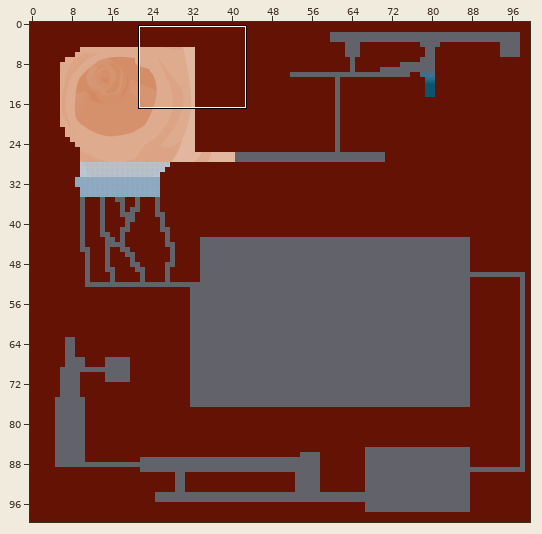
Two versions of a level (Tiled map, data/assets/Maps/Level2.tmx). Above, an overview of the earlier version with the close-up marked.
Close-up. Old version:
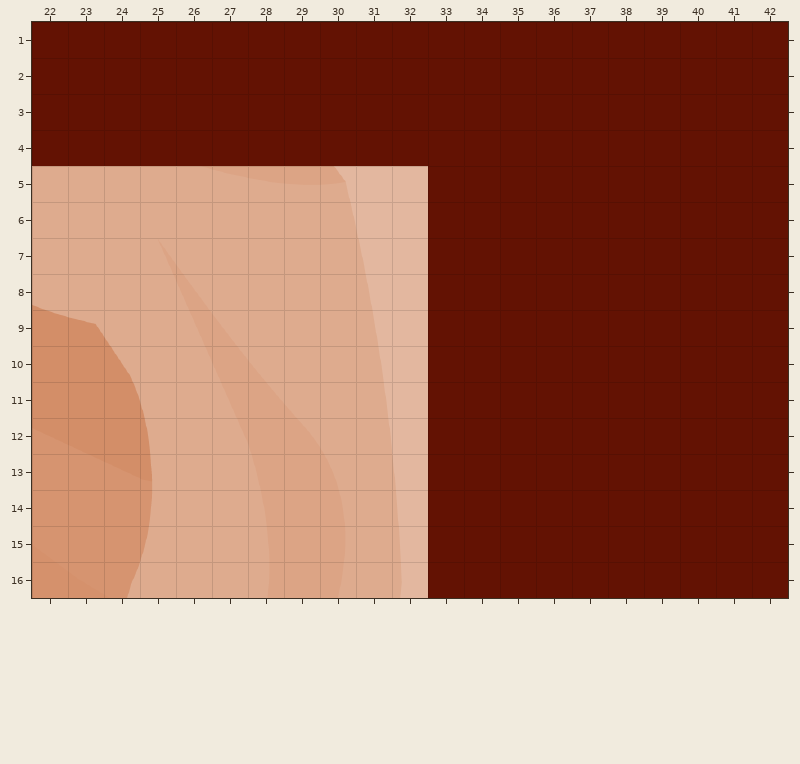
Cells are 64x64 px. Shown: x 22..42, y 1..16. The commit also changed other parts of the map, which this record leaves out.
After the commit:
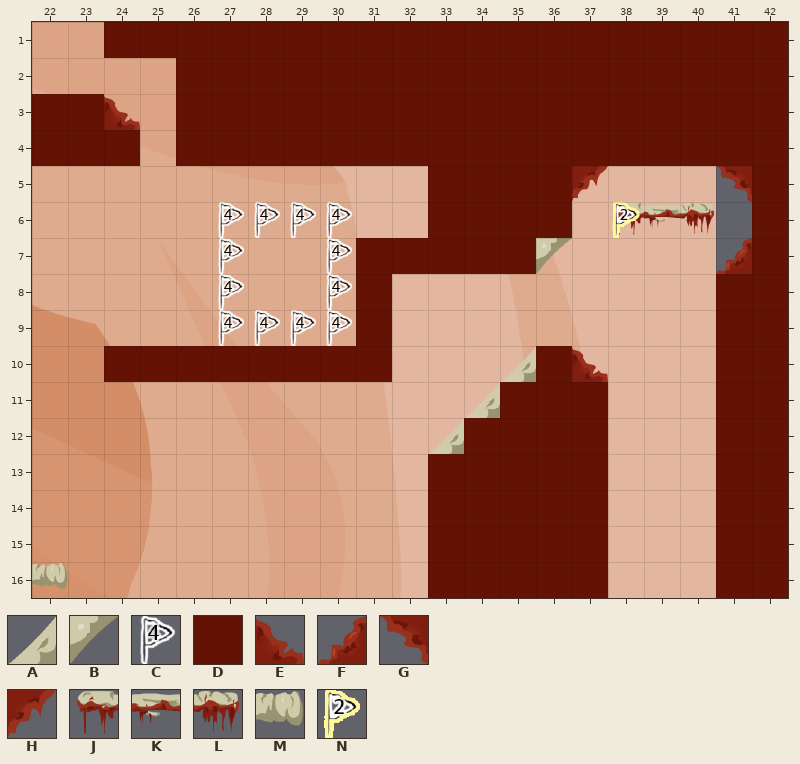
Key: from "BoneSlopes": A 4, B 12; from "CheckpointFlags": C 3; from "MeatNonEdible": D 0 "NonEdible"; from "MeatSlopes": E 0 "Slope", F 4, G 8, H 12; from "MovingPlatforms": J 3 "NonEdible", K 4 "NonEdible", L 5 "NonEdible", M 8 "NonEdible"; from "PlatformFlags": N 1.
_ is an empty cell, . an unchanged one.
Difference:
--- layer "Level"
@@ x 22..41 @@
- 1 DD..................
- 2 DDDD................
- 3 ..DD................
- 4 ...D................
- 5 ...............DDDDD
- 6 ...............DDDDD
- 7 .........__...DDDDDD
- 8 ........._.DDDDDDDD.
- 9 ........._.DDDDDDDD.
-10 ..________.DDD.DDDD.
-11 ...........DD...DDD.
-12 ...........D....DDD.
-13 ................DDD.
-14 ................DDD.
-15 ................DDD.
-16 _...............DDD.
+ 1 __..................
+ 2 ____................
+ 3 ..E_................
+ 4 ..._................
+ 5 ..............._____
+ 6 ..............._JKL_
+ 7 .........DD...B_____
+ 8 .........D.________.
+ 9 .........D.________.
+10 ..DDDDDDDD.__A.E___.
+11 ..........._A...___.
+12 ...........A....___.
+13 ................___.
+14 ................___.
+15 ................___.
+16 M...............___.
--- layer "Flags"
@@ x 27..41 @@
- 5 .........._..._
- 6 ____......._...
- 7 _.._.........._
- 8 _.._...........
- 9 ____...........
+ 5 ..........H...G
+ 6 CCCC.......N...
+ 7 C..C..........F
+ 8 C..C...........
+ 9 CCCC...........
Changed places in both close-ups, as pixel boxes (x1, y1, x2, y2):
changed: (32, 22, 176, 166)
changed: (104, 166, 752, 598)
added: (32, 563, 68, 589)
